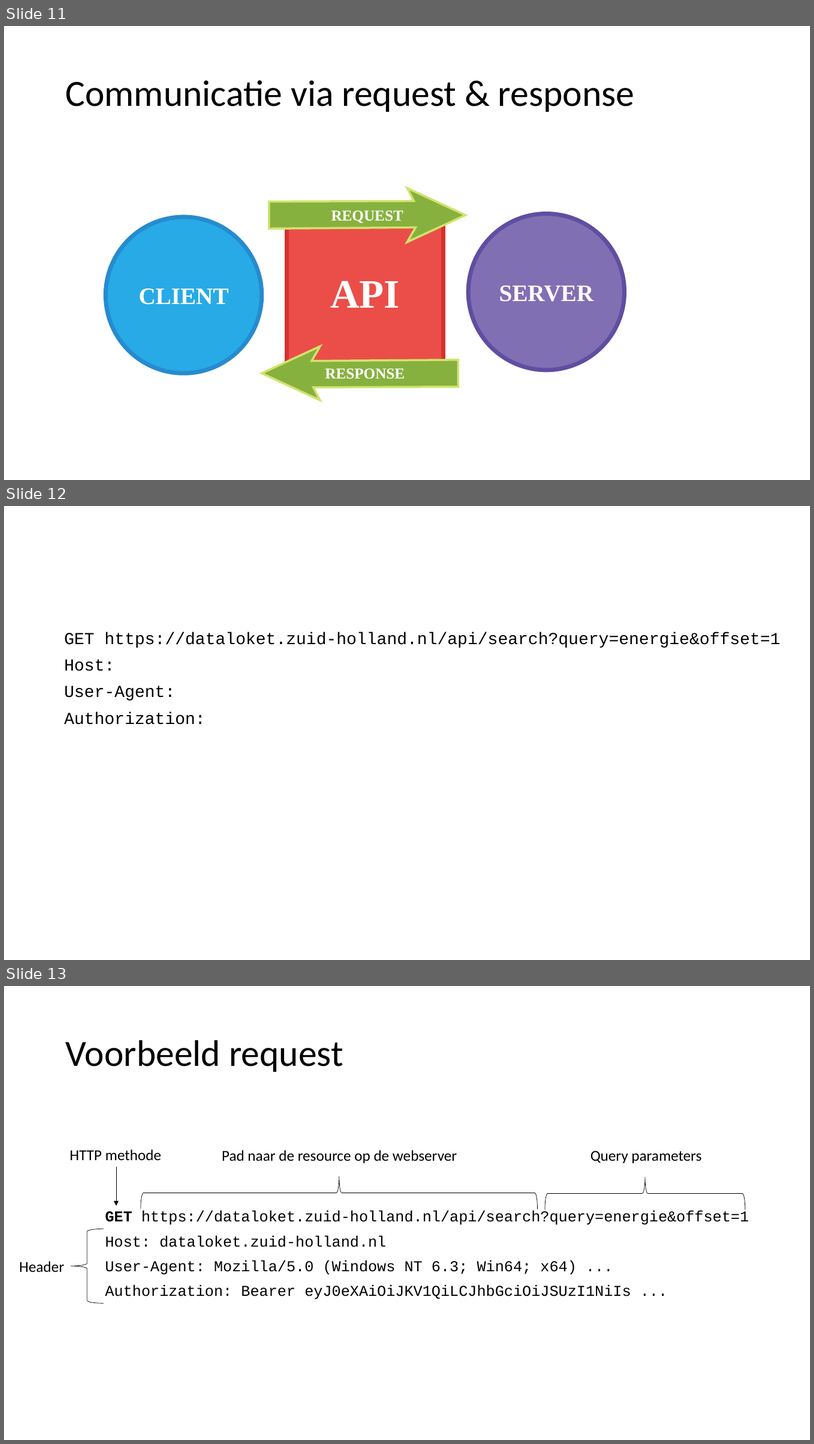
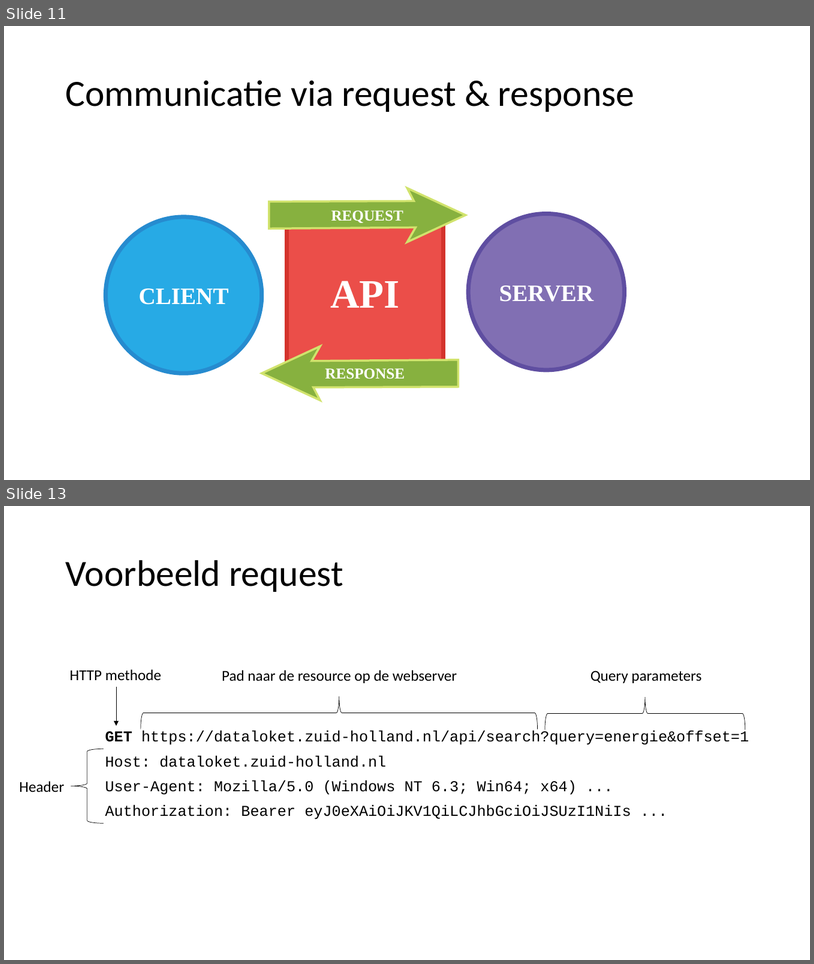
Before and after one commit to FrieseWoudloper/web-api-workshop, a slide deck: slides/Presentatie Web API's.pptx. Shown one above the other, each under a label of ours: slides 11, 12 and 13 before the commit, slides 11 and 13 after it; the slides between them are not shown. The pictures are 814x1444 and 814x964 pixels, drawn with LibreOffice and Linux fonts; fonts in the diff are those of the drawing. Boxes give left, top, right and bottom in pixels: in the first picture for what was removed or moved away, otherwise in the second. Text is boxed around its words. In the diff, an @@ line names an element or a change of style, - is before the commit and + after.

```diff
--- a/slides/Presentatie Web API's.pptx
+++ b/slides/Presentatie Web API's.pptx
@@ slide 12 removed at (4, 506, 810, 960), background #FFFFFF @@
@@ text removed at (64, 632, 781, 724) @@
-GET https://dataloket.zuid-holland.nl/api/search?query=energie&offset=1
-Host:
-User-Agent:
-Authorization:
```
Also in this commit, not shown: 1 slide added, 1 other file.
